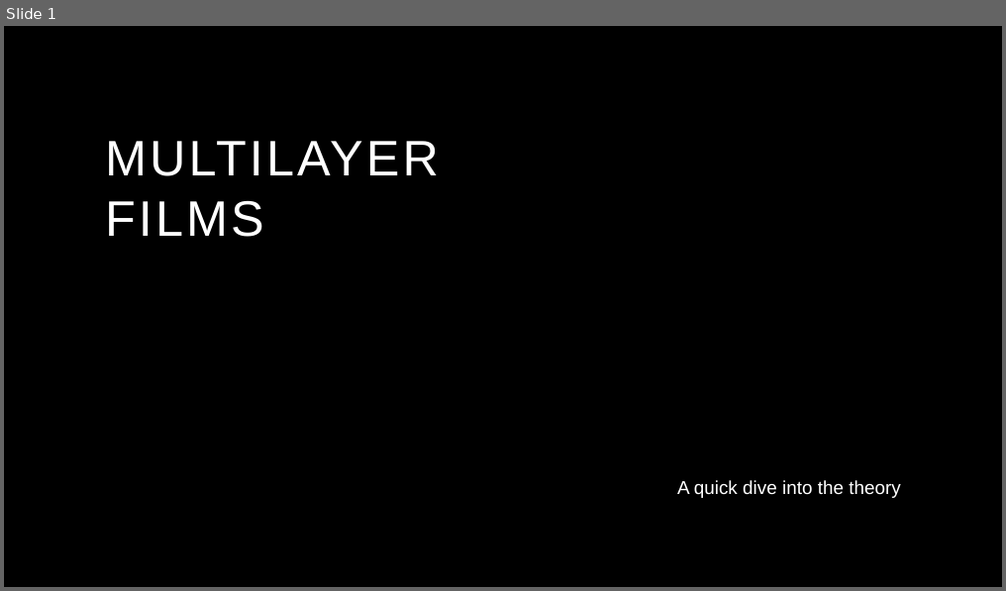
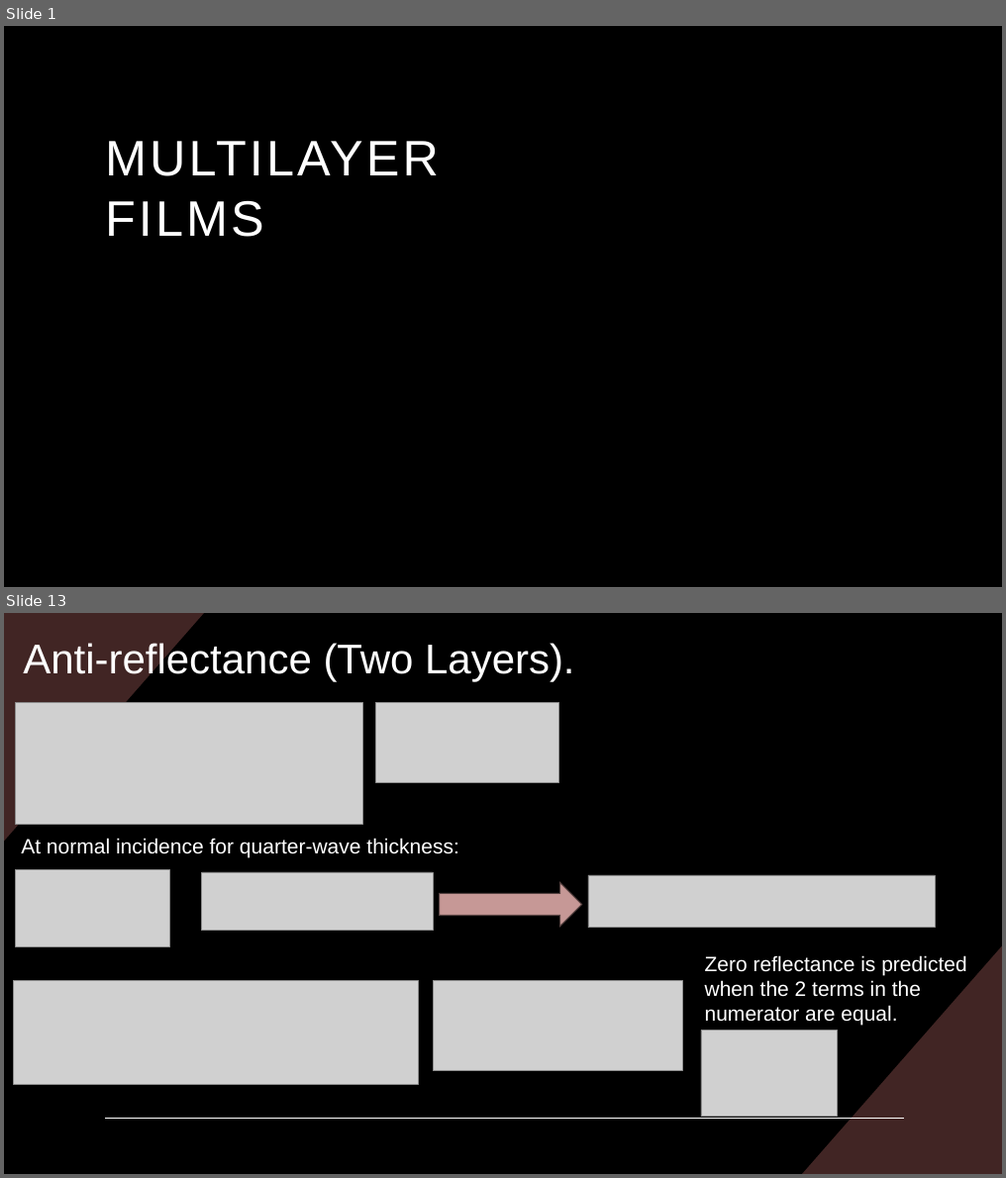
Before and after one commit to Collins-kariuk/Physics-Thesis-PDRCs, a slide deck: Presentations/Theory of Multilayer Films.pptx. Shown one above the other, each under a label of ours: slide 1 before the commit, slides 1 and 13 after it; the slides between them are not shown. The pictures are 1006x591 and 1006x1178 pixels, drawn with LibreOffice and Linux fonts; fonts in the diff are those of the drawing; grey boxes stand for pictures; background and template pictures are left out. Boxes give left, top, right and bottom in pixels: in the first picture for what was removed or moved away, otherwise in the second. Text is boxed around its words. In the diff, an @@ line names an element or a change of style, - is before the commit and + after.

```diff
--- a/Presentations/Theory of Multilayer Films.pptx
+++ b/Presentations/Theory of Multilayer Films.pptx
@@ slide 13 added at bbox=[4, 613, 1002, 1174], background #000000 @@
@@ freeform shape added at bbox=[4, 613, 204, 842], fill #412524 @@
@@ title added at bbox=[23, 641, 575, 682], 40 pt, text #FFFFFF @@
+Anti-reflectance (Two Layers).
@@ picture added at bbox=[16, 703, 362, 825] @@
@@ picture added at bbox=[376, 703, 558, 783] @@
@@ text added at bbox=[21, 838, 458, 858], 20 pt, text #FFFFFF @@
+At normal incidence for quarter-wave thickness:
@@ picture added at bbox=[16, 870, 170, 948] @@
@@ picture added at bbox=[202, 872, 433, 931] @@
@@ picture added at bbox=[588, 875, 935, 928] @@
@@ right arrow added at bbox=[439, 882, 581, 926], fill #C69896, outline #574342 1 pt @@
@@ text added at bbox=[705, 956, 966, 1026], 20 pt, text #FFFFFF @@
+Zero reflectance is predicted when the 2 terms in the numerator are equal.
@@ freeform shape added at bbox=[802, 947, 1002, 1174], fill #412524 @@
@@ picture added at bbox=[14, 980, 418, 1084] @@
@@ picture added at bbox=[433, 980, 682, 1071] @@
@@ picture added at bbox=[701, 1031, 838, 1117] @@
@@ line added from (105, 1118) to (904, 1118), #FFFFFF 1 pt @@
@@ slide 1 changed as well @@
@@ subtitle removed at bbox=[677, 480, 900, 498] @@
-A quick dive into the theory
```
Also in this commit, not shown: 2 other slides changed, 11 other slides added, 1 slide removed, 2 other files.
